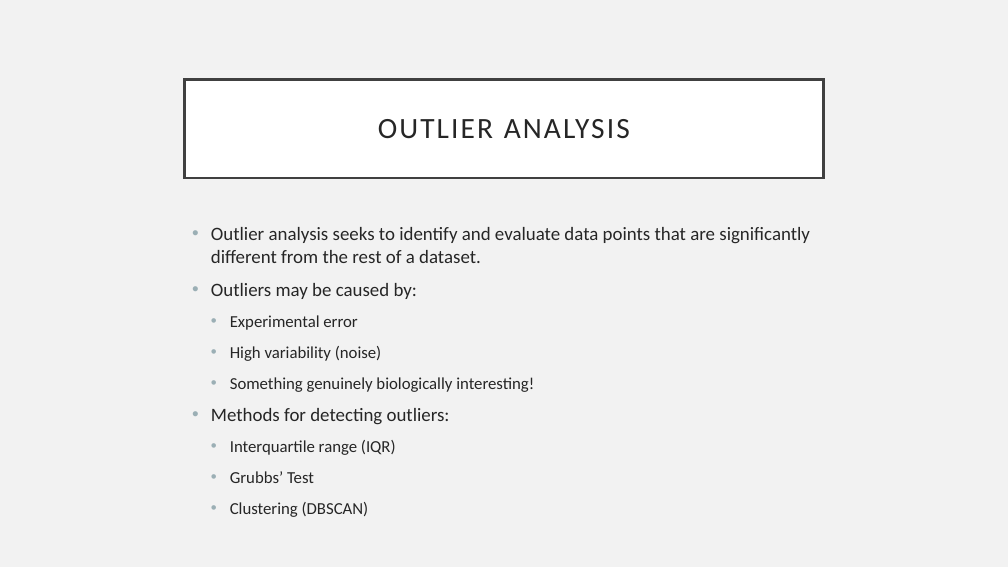
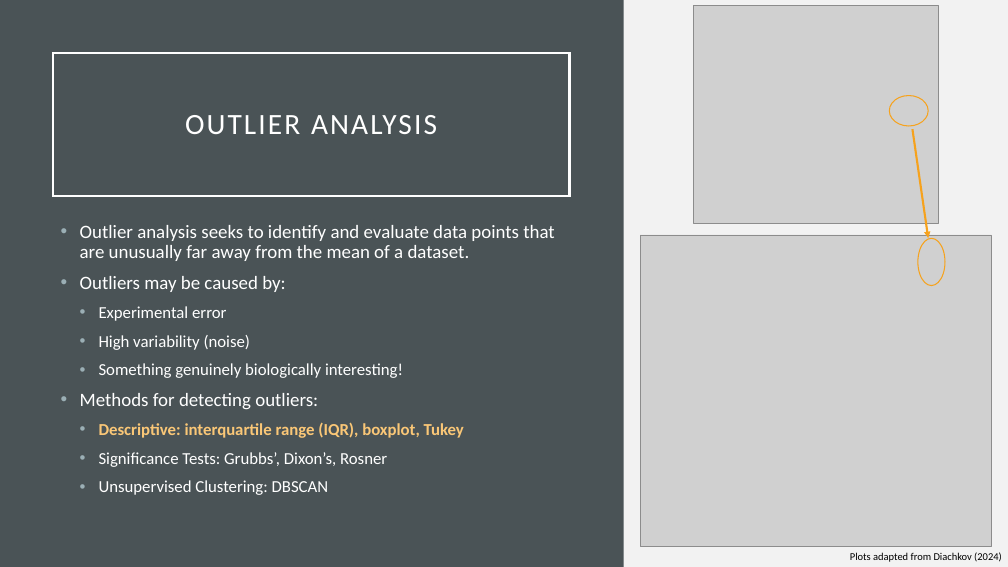
Before and after one commit to eholdmore/StatsForCompBio, a slide deck: slide 23 of Stats-for-Comp-Bio.pptx. Drawn at 1008x567 pixels with LibreOffice and Linux fonts; fonts in the diff are those of the drawing; grey boxes stand for pictures. Boxes give left, top, right and bottom in pixels: in the first picture for what was removed or moved away, otherwise in the second. Text is boxed around its words. In the diff, an @@ line names an element or a change of style, - is before the commit and + after.

```diff
--- a/Stats-for-Comp-Bio.pptx
+++ b/Stats-for-Comp-Bio.pptx
@@ rectangle added at box(0, 0, 624, 567), fill #4A5356 @@
@@ picture added at box(693, 5, 938, 223) @@
@@ title "OUTLIER ANALYSIS": place and size @@
-title "OUTLIER ANALYSIS" at box(185, 79, 823, 178)
+title "OUTLIER ANALYSIS" at box(53, 53, 569, 196)
@@ title "OUTLIER ANALYSIS" at box(53, 53, 569, 196): text colour #262626 to #FFFFFF; fill #FFFFFF to none; outline #404040 2.5 pt to #FFFFFF 2.5 pt @@
@@ ellipse added at box(889, 95, 928, 126), outline #F6A21D 1 pt @@
@@ arrow added from (913, 129) to (929, 238), #F6A21D 2 pt @@
@@ text "Outlier analysis seeks to identify ...": place and size @@
-text "Outlier analysis seeks to identify ..." at box(211, 227, 810, 517)
+text "Outlier analysis seeks to identify ..." at box(80, 225, 554, 495)
@@ text at box(80, 225, 554, 261): text changed; text colour #262626 to #FFFFFF @@
-• Outlier analysis seeks to identify and evaluate data points that are significantly different from the rest of a dataset.
+• Outlier analysis seeks to identify and evaluate data points that are unusually far away from the mean of a dataset.
@@ picture added at box(640, 235, 992, 547) @@
@@ ellipse added at box(918, 238, 945, 286), outline #F6A21D 1 pt @@
@@ text at box(80, 276, 403, 409): text colour #262626 to #FFFFFF in "Outliers may be caused by:", "Experimental error", "High variability (noise)", "Something genuinely biologically interesting!" and 1 more places; line spacing 1 to 0.9 @@
@@ text at box(99, 422, 464, 495): text changed; text colour #262626 to #FFFFFF @@
-  • Interquartile range (IQR)
-  • Grubbs’ Test
-  • Clustering (DBSCAN)
+  • Descriptive: interquartile range (IQR), boxplot, Tukey
+  • Significance Tests: Grubbs’, Dixon’s, Rosner
+  • Unsupervised Clustering: DBSCAN
@@ text added at box(850, 552, 1002, 562), 10 pt, text #000000 @@
+Plots adapted from Diachkov (2024)
```
Also in this commit, not shown: 9 other slides changed, 4 slides added, 1 slide removed, 2 other files.
